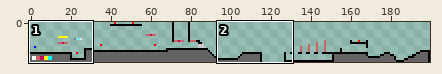
A sprite sheet gets an edit: Tadzik/files/maps/mario/map2.png. Above, an overview of the earlier version with the close-up marked.
Close-up. The starting point:
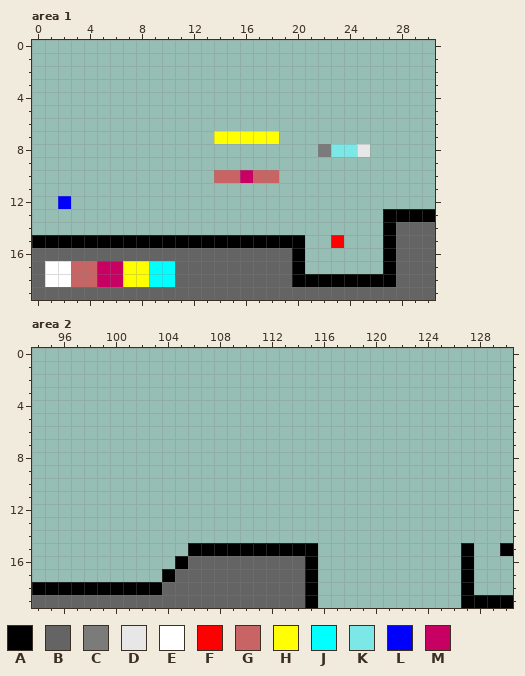
The file is 200x20 pixels. Pixels under 10% opacity are left out. Shown: area 1: x 0..30, y 0..19; area 2: x 94..130, y 0..19.
Palette (. is transparent): A #000000  B #646464  C #7b7b7b  D #e7e7e7  E #ffffff  F #ff0000  G #c86464  H #ffff00  J #00ffff  K #7be7e7  L #0000ff  M #c80064
Now the later version:
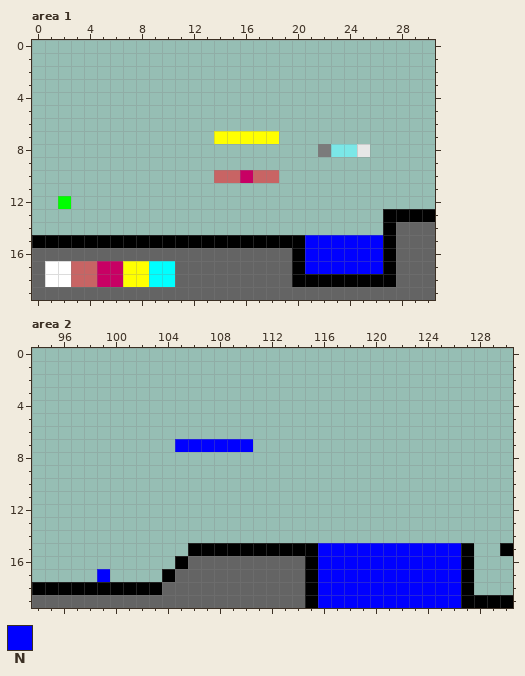
Colours new in this view: N #0000ff
Edits made:
colour L: #0000ff -> #00ff00
Changed rows in their new state; - is a pixel that keeps its letter.
Area 1:
first column x 21:
15 NNNNNN
16 NNNNNN
17 NNNNNN
Area 2:
first column x 105:
 7 NNNNNN
first column x 99:
15 -----------------NNNNNNNNNNN
16 -----------------NNNNNNNNNNN
17 N----------------NNNNNNNNNNN
18 -----------------NNNNNNNNNNN
19 -----------------NNNNNNNNNNN
Boxes around the changes in both close-ups, in picture pixels (x1, y1, x2, y2):
changed: (58, 196, 71, 209)
changed: (305, 235, 383, 274)
added: (175, 439, 253, 452)
added: (318, 543, 461, 608)
added: (97, 569, 110, 582)
